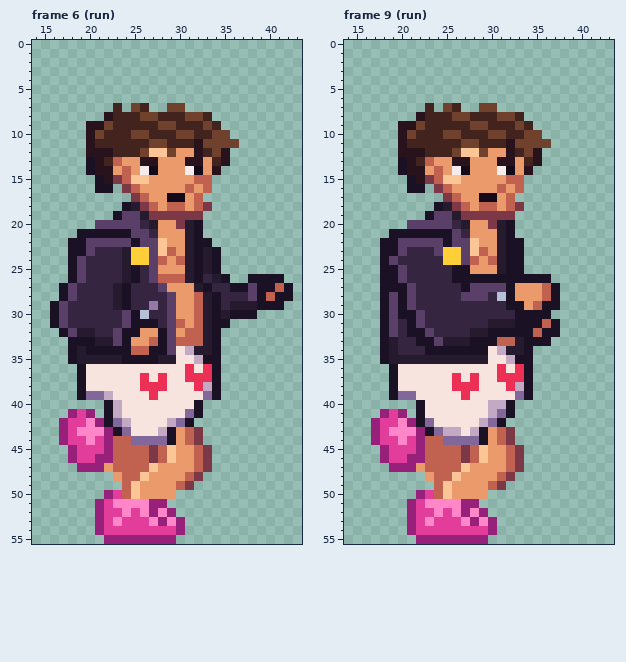
A pixel-art file gets an edit: assets/source/characters/carl/carl_h52_locomotion.ase. The picture above was drawn from the file before the commit.
48x56 pixels, 16 frames. Shown: frame 6 (run): x 14..43, y 0..55; frame 9 (run): x 14..43, y 0..55. The commit also changed other frames, which this record leaves out.
Once edited:
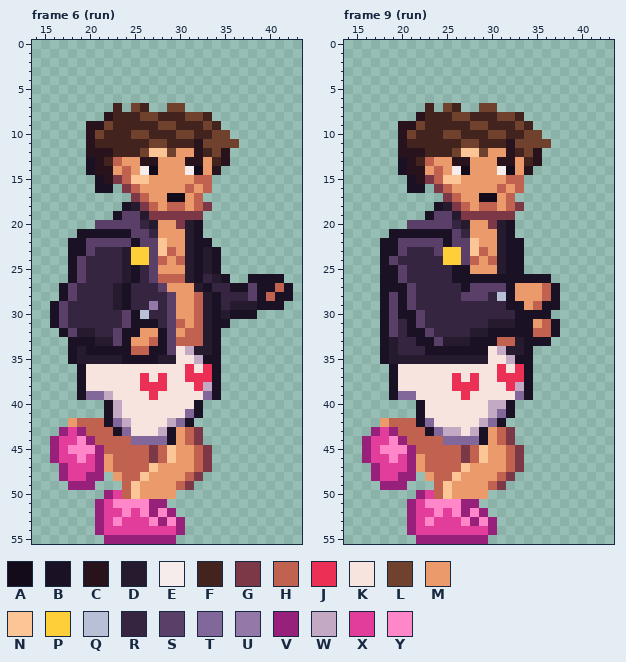
Palette (. is transparent): A #140b1a  B #1b1124  C #28131c  D #251a2e  E #f6ecec  F #42231d  G #7c3846  H #c0624f  J #ec2f55  K #f7e4de  L #70412d  M #eb9a6c  N #fcc596  P #ffcf3a  Q #b8c0d8  R #352540  S #5a4068  T #82689a  U #9478a8  V #97207a  W #c3a9c4  X #e23d9a  Y #ff86c8
Diff:
Changed rows in their new state; - is an unchanged pixel.
Frame 6 (run), layer "shoes":
first column x 16:
41 --...--
42 -.MHHH-
43 ---VHHH
44 VX-YVHH
45 VXYYYVH
46 VXXY--M
47 -VXXX--
48 -VXXVV-
49 --VVV--
Frame 9 (run), layers "shoes", "far_arm":
first column x 35:
31 M-
32 -H
first column x 16:
41 --...--
42 -.MHHH-
43 ---VHHH
44 VX-YVHH
45 VXYYYVH
46 VXXY--M
47 -VXXX--
48 -VXXVV-
49 --VVV--
